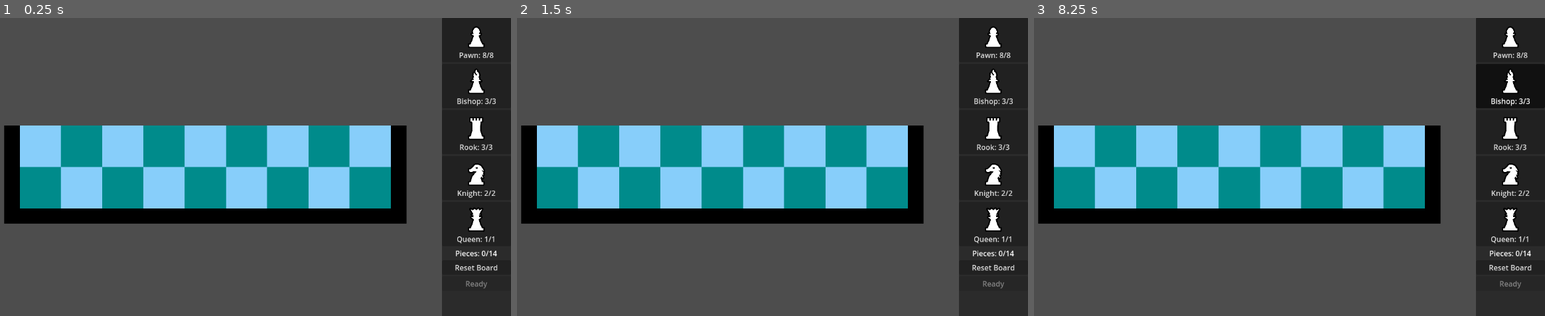
Above: before the commit, frames 1-3 (left to right).
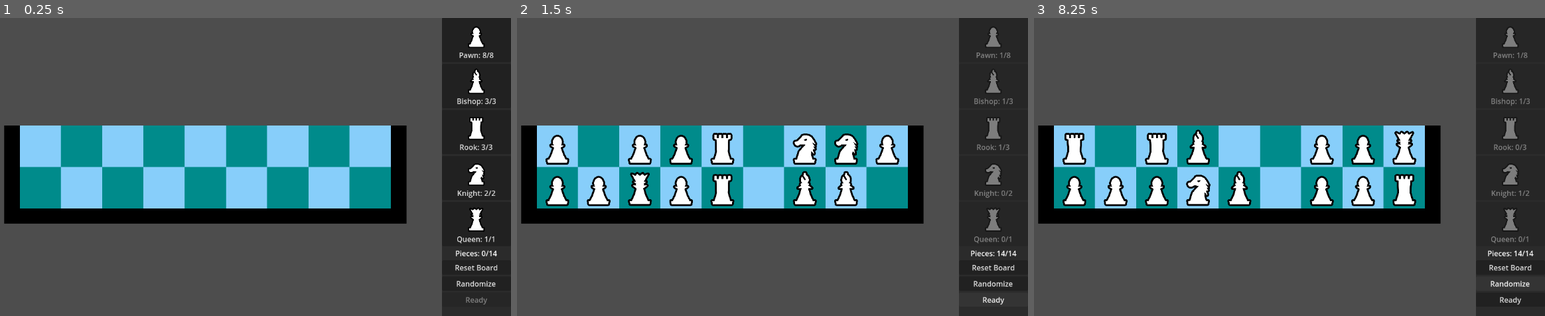
Above: after the commit, the same moments.

Repository: Tom3s/rpg-chess-remastered
Game: Godot game, scene res://SetupBuilder.tscn
Two runs of this game, one before a commit and one after it. Both use one fixed random seed, a clock stepped at 60 frames per second and the inputs below.
Inputs (mouse positions are in pixels of both pictures, inside the frame that each line leads up to):
- Up to frame 1 (0.25 s): no input
- Up to frame 2 (1.5 s): click (992, 283) at 0.5 s, where only the run after the commit has a clickable "Randomize"; click (992, 301) at 1.25 s, where only the run after the commit has a clickable "Ready"
- Up to frame 3 (8.25 s): click (1509, 301) at 2 s, where only the run after the commit has a clickable "Ready"; click (1509, 38) at 2.75 s, where only the run before the commit has a clickable "Pawn: 8/8"; click (1509, 86) at 3.5 s, where only the run before the commit has a clickable "Bishop: 3/3"; click (1509, 131) at 4.25 s, where only the run before the commit has a clickable "Rook: 3/3"; click (1509, 178) at 5 s, where only the run before the commit has a clickable "Knight: 2/2"; click (1509, 223) at 5.75 s, where only the run before the commit has a clickable "Queen: 1/1"; click (1509, 38) at 6.5 s, where only the run before the commit has a clickable "Pawn: 8/8"; click (1509, 86) at 7.25 s, where only the run before the commit has a clickable "Bishop: 3/3"; click (1509, 283) at 8 s, where only the run after the commit has a clickable "Randomize"

The runs differ from the first frame. In frame 1, 0.1% of the frame differs, in the area x 89-98%, y 88-97%; in frame 2, 6.0%, in the area x 5-98%, y 3-97%; in frame 3, 6.0%.
Error after the commit: Cannot call method 'put_data' on a null value. (res://Global/Network.gd:141)

Commit message:
Works somewhat

Diff:
--- a/client/Global/GlobalNames.gd
+++ b/client/Global/GlobalNames.gd
@@ -12,6 +12,7 @@
 }
 
 const NR_PIECES := 14
+const BOARD_SIZE := 9
 
 var pieceTextures := [
 	preload("res://Assets/Pawn_icon.png"),
--- a/client/Global/Network.gd
+++ b/client/Global/Network.gd
@@ -16,6 +16,7 @@
 	EXIT,
 	PLAYER_JOIN,
 	INITIAL_SETUP,
+	INIT_BOARD_STATE,
 }
 
 var socket: StreamPeerTCP = null
@@ -135,6 +136,18 @@
 
 		i += 1
 
-	print(init_setup_data)
+	# print(init_setup_data)
 
 	socket.put_data(init_setup_data)
+
+func receive_packet() -> void:
+	var header: PackedByteArray = socket.get_data(2)
+
+	var packet_type: PACKET_TYPE = header[0] as PACKET_TYPE
+	var packet_len: int = header[1]
+
+	print("[Network.gd] Received ", PACKET_TYPE.keys()[packet_type], " packet (", packet_len, " bytes)")
+
+	var data: PackedByteArray = socket.get_data(packet_len)
+
+	print(data)
--- a/client/SetupBuilder.gd
+++ b/client/SetupBuilder.gd
@@ -11,6 +11,7 @@
 @onready var pieceButtons: VBoxContainer = %PieceButtons
 @onready var placedPiecesLabel: Label = %PlacedPiecesLabel
 @onready var resetButton: Button = %ResetButton
+@onready var randomButton: Button = %RandomButton
 @onready var readyButton: Button = %ReadyButton
 
 @onready var pieces: Node2D = %Pieces
@@ -66,6 +67,7 @@
 		)
 
 	resetButton.pressed.connect(resetBoard)
+	randomButton.pressed.connect(randomizeBoard)
 
 	readyButton.pressed.connect(playerReady)
 
@@ -165,5 +167,42 @@
 
 	available = GlobalNames.NR_PIECES
 
+func randomizeBoard() -> void:
+	resetBoard()
+
+	var tiles: Array[Vector2i]
+	for i in GlobalNames.BOARD_SIZE:
+		tiles.push_back(Vector2i(i, 0))
+		tiles.push_back(Vector2i(i, 1))
+
+	var pieceTypes: Array[GlobalNames.PIECE_TYPE]
+	for b in pieceButtons.get_children():
+		var button: PieceSelectorButton = b
+		for i in button.available:
+			pieceTypes.push_back(button.pieceType)
+
+	for i in GlobalNames.NR_PIECES:
+		var tile: Vector2i = tiles.pick_random()
+		tiles.erase(tile)
+
+		var type: GlobalNames.PIECE_TYPE = pieceTypes.pick_random()
+		pieceTypes.erase(type)
+
+		var piece: Piece = pieceScene.instantiate()
+		pieces.add_child(piece)
+		piece.positionOnBoard = tile
+		piece.global_position = board.indexToPosition(tile)
+		piece.pieceType = type
+		pieceButtons.get_child(type).available -= 1
+
+	# transparentPreview.visible = false
+	selectedPiece = GlobalNames.PIECE_TYPE.NONE
+
+
+	available = 0
+
+
 func playerReady() -> void:
 	Network.send_inital_setup_packet(pieces)
+
+	Network.receive_packet()
--- a/client/SetupBuilder.tscn
+++ b/client/SetupBuilder.tscn
@@ -194,6 +194,12 @@
 focus_mode = 0
 text = "Reset Board"
 
+[node name="RandomButton" type="Button" parent="CanvasLayer/HBoxContainer/PanelContainer/VBoxContainer"]
+unique_name_in_owner = true
+layout_mode = 2
+focus_mode = 0
+text = "Randomize"
+
 [node name="ReadyButton" type="Button" parent="CanvasLayer/HBoxContainer/PanelContainer/VBoxContainer"]
 unique_name_in_owner = true
 layout_mode = 2
Not shown, changed: backend/src/communication.odin
Not shown, changed: backend/src/main.odin
